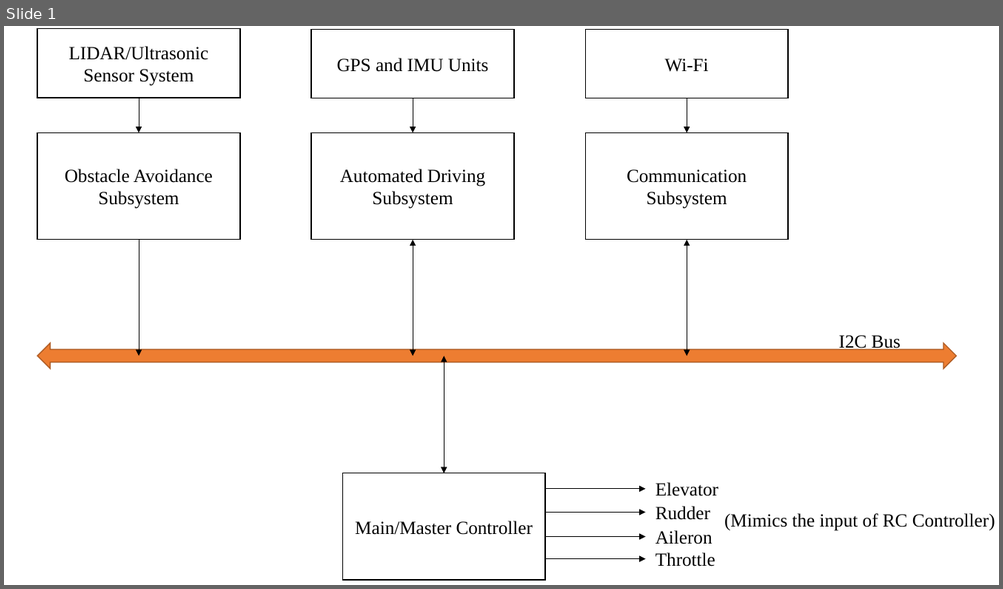
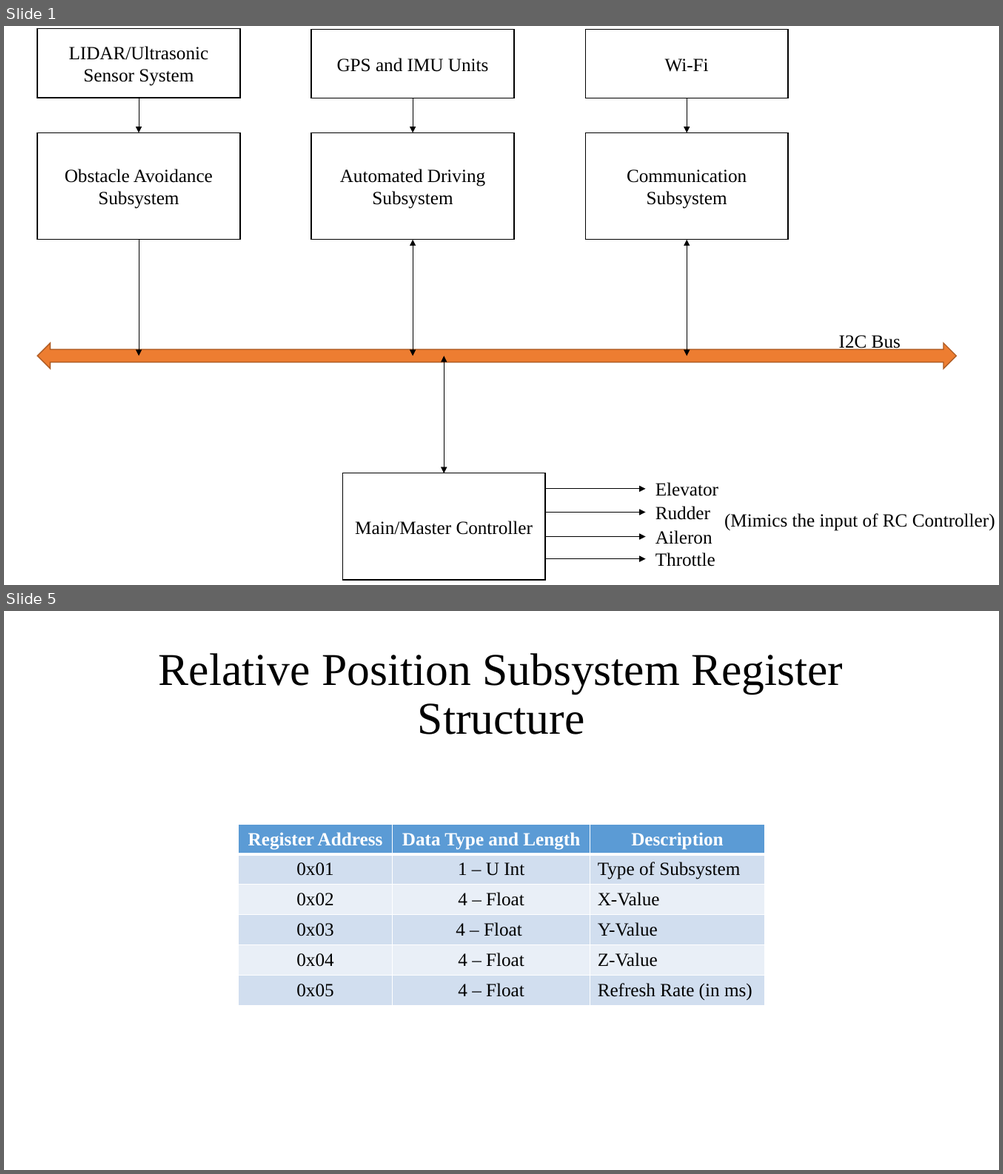
Before and after one commit to jeevaraam/AutoDrone, a slide deck: Documentation/Blocks.pptx. Shown one above the other, each under a label of ours: slide 1 before the commit, slides 1 and 5 after it; the slides between them are not shown. The pictures are 1003x589 and 1003x1174 pixels, drawn with LibreOffice and Linux fonts; fonts in the diff are those of the drawing. Boxes give left, top, right and bottom in pixels: in the first picture for what was removed or moved away, otherwise in the second. Text is boxed around its words. In the diff, an @@ line names an element or a change of style, - is before the commit and + after.

Commit message:
Subsystem Implementation Blocks and Register Structure

```diff
--- a/Documentation/Blocks.pptx
+++ b/Documentation/Blocks.pptx
@@ slide 5 added at (x1=4, y1=611, x2=999, y2=1170), background #FFFFFF @@
@@ title added at (x1=159, y1=653, x2=842, y2=735), 44 pt, text #000000 @@
+Relative Position Subsystem Register Structure
@@ table added at (x1=239, y1=824, x2=765, y2=1005), 6 rows, 3 columns @@
+Register Address | Data Type and Length | Description
+0x01 | 1 – U Int | Type of Subsystem
+0x02 | 4 – Float | X-Value
+0x03 | 4 – Float | Y-Value
+0x04 | 4 – Float | Z-Value
+0x05 | 4 – Float | Refresh Rate (in ms)
```
Also in this commit, not shown: 6 other slides added, 1 other file.
